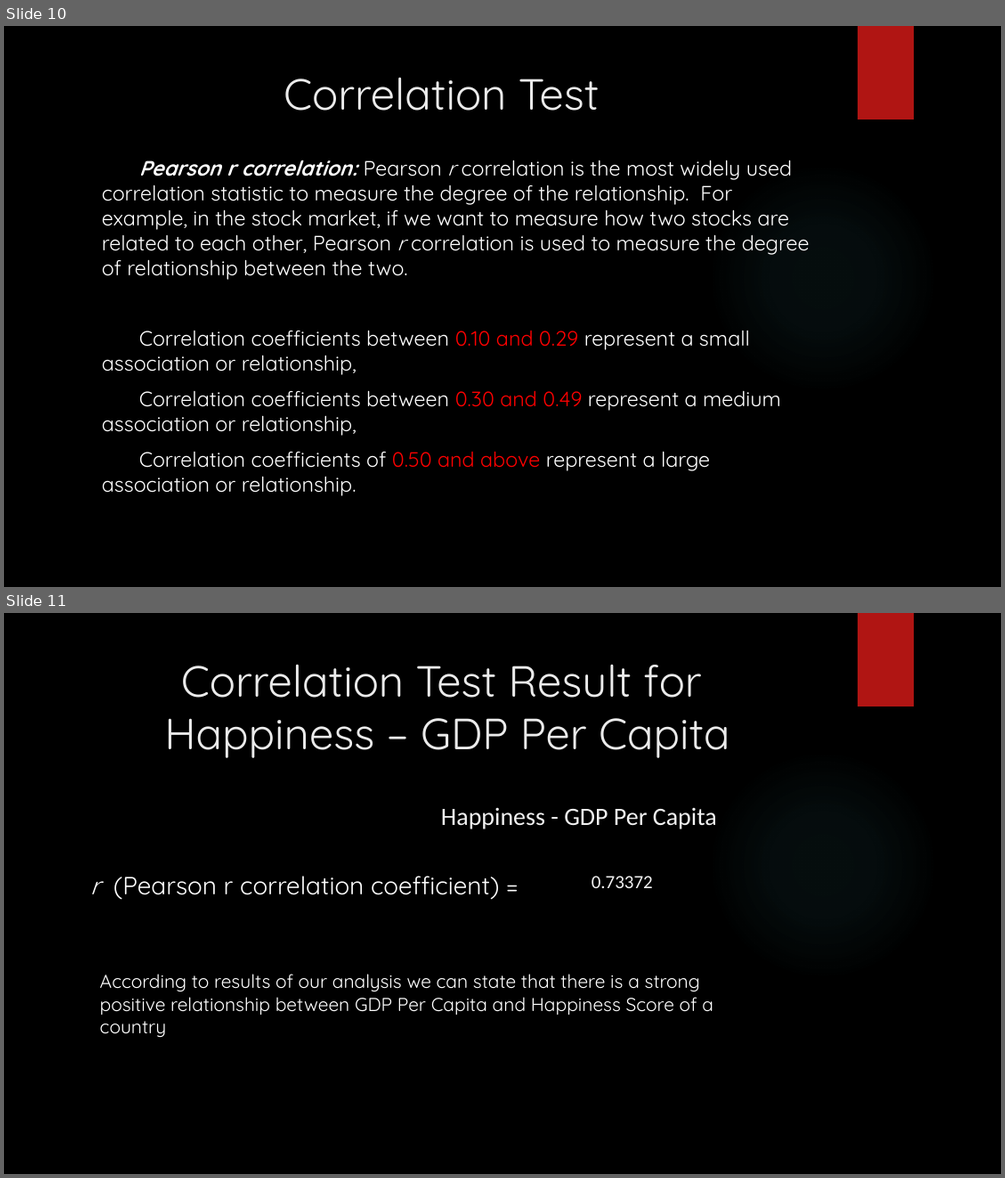
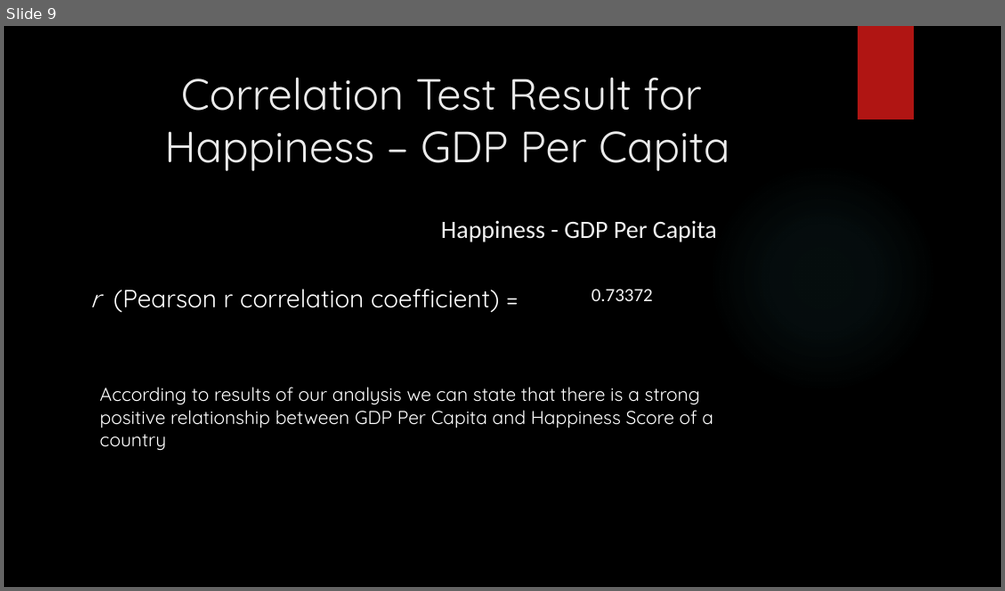
Before and after one commit to sinancengiz/World_Happiness, a slide deck: Project_1_Team_7_Presentation.pptx. Shown one above the other, each under a label of ours: slides 10 and 11 before the commit, slide 9 after it. The pictures are 1005x1178 and 1005x591 pixels, drawn with LibreOffice and Linux fonts; fonts in the diff are those of the drawing; background and template pictures are left out. Boxes give left, top, right and bottom in pixels: in the first picture for what was removed or moved away, otherwise in the second. Text is boxed around its words. In the diff, an @@ line names an element or a change of style, - is before the commit and + after.

```diff
--- a/Project_1_Team_7_Presentation.pptx
+++ b/Project_1_Team_7_Presentation.pptx
@@ slide 10 removed at (x1=4, y1=26, x2=1001, y2=587), background picture (left out); not listed: 2 template elements that a slide beside it also shows @@
@@ title removed at (x1=283, y1=77, x2=599, y2=111) @@
-Correlation Test
@@ text removed at (x1=102, y1=160, x2=809, y2=496) @@
-Pearson r correlation: Pearson r correlation is the most widely used correlation statistic to measure the degree of the relationship. For example, in the stock market, if we want to measure how two stocks are related to each other, Pearson r correlation is used to measure the degree of relationship between the two.
-Correlation coefficients between 0.10 and 0.29 represent a small association or relationship,
-Correlation coefficients between 0.30 and 0.49 represent a medium association or relationship,
-Correlation coefficients of 0.50 and above represent a large association or relationship.
@@ what was slide 11 is now slide 9 @@
```
Also in this commit, not shown: 1 slide added, 2 other slides removed.
